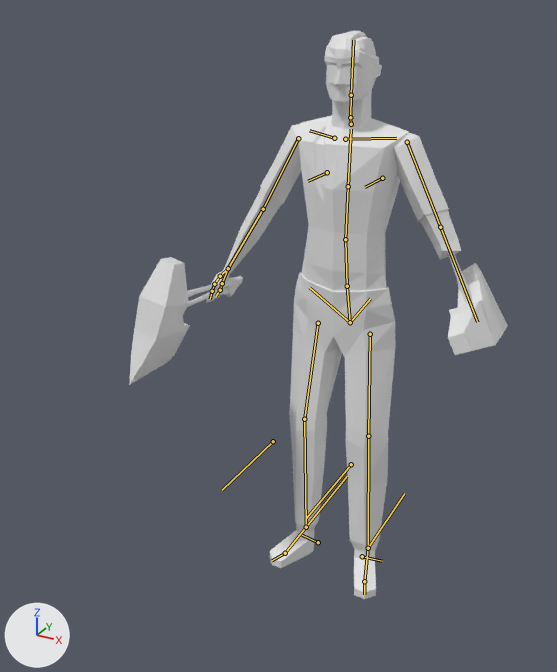
What one commit did to the Blender file salemstalker/Assets/3D/charatermodel/lumberjack.blend.
Before and after are seen from a 50 mm camera at (0.95, -2.167, 1.952) aimed at (-0.038, -0.371, 1.054). Lighting does not change. The marker at lower left points along +X, +Y and +Z. The bones that bend it are drawn over the model as lines.

Objects in the first picture: 'arms', 'axe', 'axe_arm', 'body', 'head', 'skeleton'.
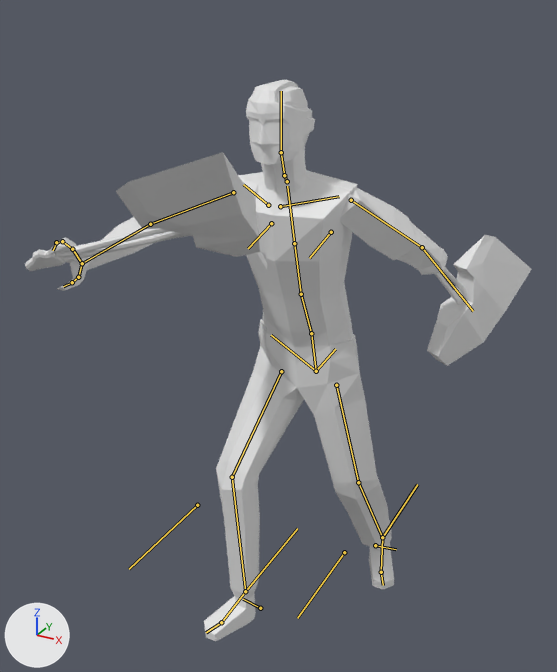
The newer file adds an action. The first version stands in its rest pose; the second is drawn at frame 1 of the action 'grab.3'.

Diff of the bpy script that builds the scene:
```diff
--- a/salemstalker/Assets/3D/charatermodel/lumberjack.blend.py
+++ b/salemstalker/Assets/3D/charatermodel/lumberjack.blend.py
@@ bone_spine @@
 bone_spine = bpy.data.objects['metarig'].pose.bones['spine']
-bone_spine.location = (0.0, 0.0, 0.0)
+bone_spine.location = (0.003, -0.001, 0.272)
@@ bone_spine_001 @@
 bone_spine_001 = bpy.data.objects['metarig'].pose.bones['spine.001']  # child of 'spine'
-bone_spine_001.rotation_quaternion = (1.0, 0.0, 0.0, 0.0)  # degrees (0, 0, 0)
+bone_spine_001.rotation_quaternion = (0.99, 0.139, -0.002, 0.002)  # degrees (16, 0, 0)
@@ bone_spine_006 @@
 bone_spine_006 = bpy.data.objects['metarig'].pose.bones['spine.006']  # child of 'spine.005'
-bone_spine_006.rotation_quaternion = (1.0, 0.0, 0.0, 0.0)  # degrees (0, 0, 0)
+bone_spine_006.rotation_quaternion = (0.99, -0.141, -0.005, 0.007)  # degrees (-16, 0, 1)
@@ bone_upper_arm_l @@
 bone_upper_arm_l = bpy.data.objects['metarig'].pose.bones['upper_arm.L']  # child of 'shoulder.L'
-bone_upper_arm_l.rotation_quaternion = (1.0, 0.0, 0.0, 0.0)  # degrees (0, 0, 0)
+bone_upper_arm_l.rotation_quaternion = (0.734, -0.56, -0.045, -0.382)  # degrees (-65, -30, -36)
@@ bone_forearm_l @@
 bone_forearm_l = bpy.data.objects['metarig'].pose.bones['forearm.L']  # child of 'upper_arm.L'
-bone_forearm_l.rotation_quaternion = (1.0, 0.0, 0.0, 0.0)  # degrees (0, 0, 0)
+bone_forearm_l.rotation_quaternion = (0.987, 0.017, -0.038, -0.158)  # degrees (3, -4, -18)
@@ bone_hand_l @@
 bone_hand_l = bpy.data.objects['metarig'].pose.bones['hand.L']  # child of 'forearm.L'
-bone_hand_l.rotation_quaternion = (1.0, 0.0, 0.0, 0.0)  # degrees (0, 0, 0)
+bone_hand_l.rotation_quaternion = (0.864, -0.403, 0.007, 0.303)  # degrees (-46, 15, 32)
@@ bone_hand_l_003 @@
 bone_hand_l_003 = bpy.data.objects['metarig'].pose.bones['hand.L.003']  # child of 'hand.L'
-bone_hand_l_003.rotation_quaternion = (1.0, 0.0, 0.0, 0.0)  # degrees (0, 0, 0)
+bone_hand_l_003.rotation_quaternion = (0.986, 0.091, 0.02, -0.141)  # degrees (10, 4, -16)
@@ bone_hand_l_001 @@
 bone_hand_l_001 = bpy.data.objects['metarig'].pose.bones['hand.L.001']  # child of 'hand.L.003'
-bone_hand_l_001.rotation_quaternion = (1.0, 0.0, 0.0, 0.0)  # degrees (0, 0, 0)
+bone_hand_l_001.rotation_quaternion = (0.995, 0.05, 0.016, -0.086)  # degrees (6, 2, -10)
@@ bone_hand_l_002 @@
 bone_hand_l_002 = bpy.data.objects['metarig'].pose.bones['hand.L.002']  # child of 'hand.L.001'
-bone_hand_l_002.rotation_quaternion = (1.0, 0.0, 0.0, 0.0)  # degrees (0, 0, 0)
+bone_hand_l_002.rotation_quaternion = (0.968, 0.114, 0.037, -0.222)  # degrees (12, 7, -25)
@@ bone_forearm_l_001 @@
 bone_forearm_l_001 = bpy.data.objects['metarig'].pose.bones['forearm.L.001']  # child of 'forearm.L'
-bone_forearm_l_001.rotation_quaternion = (1.0, 0.0, 0.0, 0.0)  # degrees (0, 0, 0)
+bone_forearm_l_001.rotation_quaternion = (0.99, 0.047, -0.111, 0.078)  # degrees (5, -13, 8)
@@ bone_upper_arm_r @@
 bone_upper_arm_r = bpy.data.objects['metarig'].pose.bones['upper_arm.R']  # child of 'shoulder.R'
-bone_upper_arm_r.rotation_quaternion = (1.0, 0.0, 0.0, 0.0)  # degrees (0, 0, 0)
+bone_upper_arm_r.rotation_quaternion = (0.927, 0.133, 0.271, -0.222)  # degrees (9, 34, -24)
@@ bone_forearm_r @@
 bone_forearm_r = bpy.data.objects['metarig'].pose.bones['forearm.R']  # child of 'upper_arm.R'
-bone_forearm_r.rotation_quaternion = (1.0, 0.0, 0.0, 0.0)  # degrees (0, 0, 0)
+bone_forearm_r.rotation_quaternion = (0.994, 0.003, 0.025, 0.109)  # degrees (1, 3, 12)
@@ bone_foot_r @@
 bone_foot_r = bpy.data.objects['metarig'].pose.bones['foot.R']  # child of 'shin.R'
-bone_foot_r.rotation_quaternion = (1.0, 0.0, 0.0, 0.0)  # degrees (0, 0, 0)
+bone_foot_r.rotation_quaternion = (0.974, -0.214, -0.071, 0.024)  # degrees (-25, -7, 5)
@@ bone_shin_r_001 @@
 bone_shin_r_001 = bpy.data.objects['metarig'].pose.bones['shin.R.001']
-bone_shin_r_001.location = (0.0, 0.0, 0.0)
+bone_shin_r_001.location = (0.035, 0.055, 0.02)
@@ bone_thigh_r_001 @@
 bone_thigh_r_001 = bpy.data.objects['metarig'].pose.bones['thigh.R.001']  # child of 'shin.R.001'
-bone_thigh_r_001.location = (0.0, 0.0, 0.0)
+bone_thigh_r_001.location = (0.006, 0.207, 0.242)
@@ bone_shin_l_001 @@
 bone_shin_l_001 = bpy.data.objects['metarig'].pose.bones['shin.L.001']
-bone_shin_l_001.location = (0.0, 0.0, 0.0)
+bone_shin_l_001.location = (-0.021, -0.416, 0.003)
```

Where the change shows, as pixel boxes (x1, y1, x2, y2) in the pictures (557 x 672 px):
'body', posed (36% wider): before (270, 115, 409, 599); after (204, 170, 394, 641)
'axe', posed (105% wider, 7% shorter): before (129, 257, 243, 385); after (25, 152, 260, 271)
'arms', posed (57% wider, 42% shorter): before (206, 124, 461, 303); after (46, 187, 448, 291)
'head', posed (19% wider, 15% taller): before (324, 30, 382, 129); after (246, 80, 315, 194)
'axe_arm', posed (74% wider, 42% taller): before (448, 263, 508, 355); after (427, 235, 532, 366)
'skeleton', posed: before (448, 253, 473, 305); after (422, 234, 466, 305)
bone 'spine', root to tip: before (350, 322) to (347, 286); after (316, 371) to (311, 333)
bone 'spine.001', root to tip: before (347, 286) to (345, 239); after (311, 333) to (301, 294)
bone 'spine.006', root to tip: before (351, 95) to (353, 40); after (281, 152) to (281, 91)
bone 'upper_arm.L', root to tip: before (298, 138) to (263, 209); after (233, 192) to (150, 224)
bone 'forearm.L', root to tip: before (263, 209) to (228, 268); after (150, 224) to (82, 263)
bone 'hand.L', root to tip: before (228, 268) to (220, 276); after (82, 263) to (72, 249)
bone 'hand.L.003', root to tip: before (220, 276) to (214, 284); after (72, 249) to (62, 241)
bone 'hand.L.001', root to tip: before (214, 284) to (212, 291); after (62, 241) to (56, 242)
bone 'hand.L.002', root to tip: before (212, 291) to (210, 299); after (56, 242) to (53, 250)
bone 'forearm.L.001', root to tip: before (228, 268) to (222, 283); after (82, 263) to (78, 277)
bone 'upper_arm.R', root to tip: before (407, 142) to (440, 227); after (351, 200) to (422, 247)
bone 'forearm.R', root to tip: before (440, 227) to (477, 322); after (422, 247) to (473, 311)
bone 'foot.R', root to tip: before (368, 548) to (364, 581); after (382, 537) to (381, 572)
bone 'shin.R.001', root to tip: before (368, 548) to (404, 493); after (382, 537) to (417, 484)
bone 'thigh.R.001', root to tip: before (351, 464) to (306, 518); after (344, 552) to (297, 618)
bone 'shin.L.001', root to tip: before (306, 527) to (347, 476); after (245, 591) to (297, 528)
